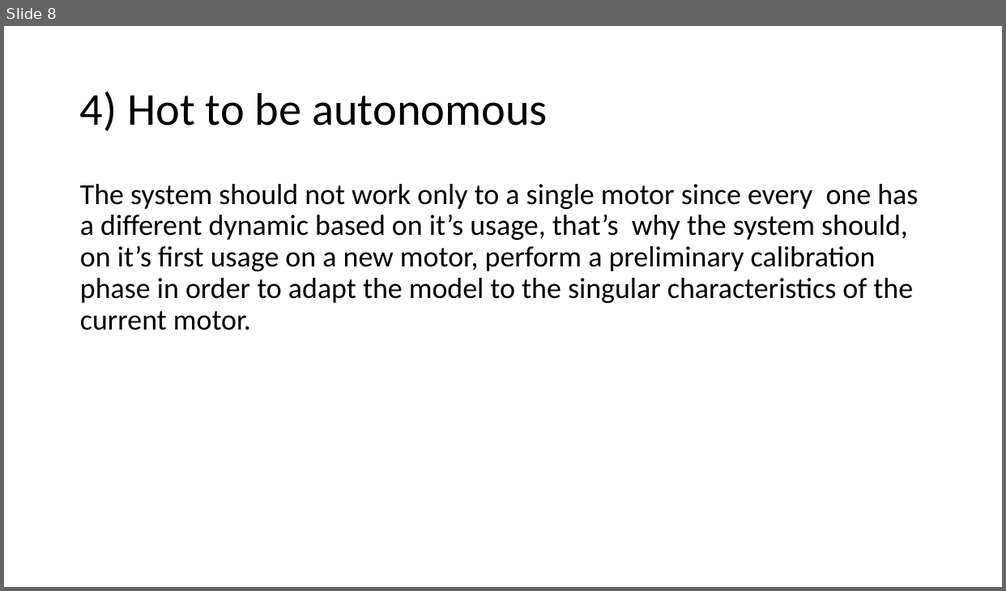
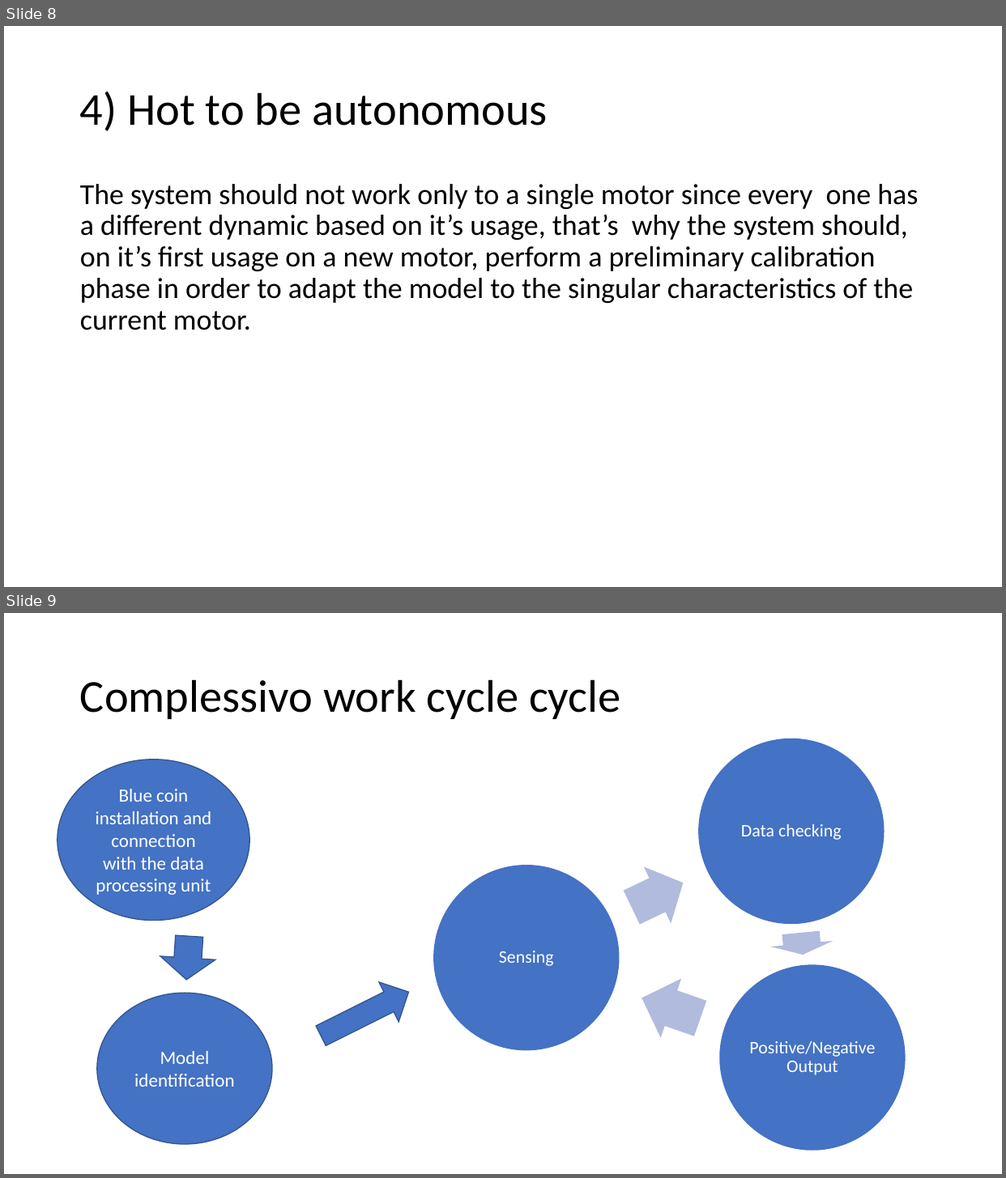
Before and after one commit to urzino/FanMonitoringBlueCoin, a slide deck: Pervasive_presentation_Milestone1_group8.pptx. Shown one above the other, each under a label of ours: slide 8 before the commit, slides 8 and 9 after it. The pictures are 1006x591 and 1006x1178 pixels, drawn with LibreOffice and Linux fonts; fonts in the diff are those of the drawing. Boxes give left, top, right and bottom in pixels: in the first picture for what was removed or moved away, otherwise in the second. Text is boxed around its words. In the diff, an @@ line names an element or a change of style, - is before the commit and + after.

```diff
--- a/Pervasive_presentation_Milestone1_group8.pptx
+++ b/Pervasive_presentation_Milestone1_group8.pptx
@@ slide 9 added at box(4, 613, 1002, 1174), background #FFFFFF @@
@@ title added at box(80, 679, 620, 719), 44 pt, text #000000 @@
+Complessivo work cycle cycle
@@ ellipse added at box(57, 760, 249, 921), fill #4472C4, outline #325491 1 pt, 18 pt, text #FFFFFF @@
+Blue coin installation and connection with the data processing unit
@@ group added at box(434, 739, 906, 1151): 3 ellipses, 3 texts, 3 right arrows @@
+Data checking
+Positive/Negative Output
+Sensing
@@ right arrow added at box(160, 935, 217, 982), fill #4472C4, outline #325491 1 pt @@
@@ right arrow added at box(312, 972, 419, 1055), fill #4472C4, outline #325491 1 pt @@
@@ ellipse added at box(97, 994, 272, 1144), fill #4472C4, outline #325491 1 pt, 18 pt, text #FFFFFF @@
+Model identification
```
Also in this commit, not shown: 4 slides changed, 1 other slide added.
